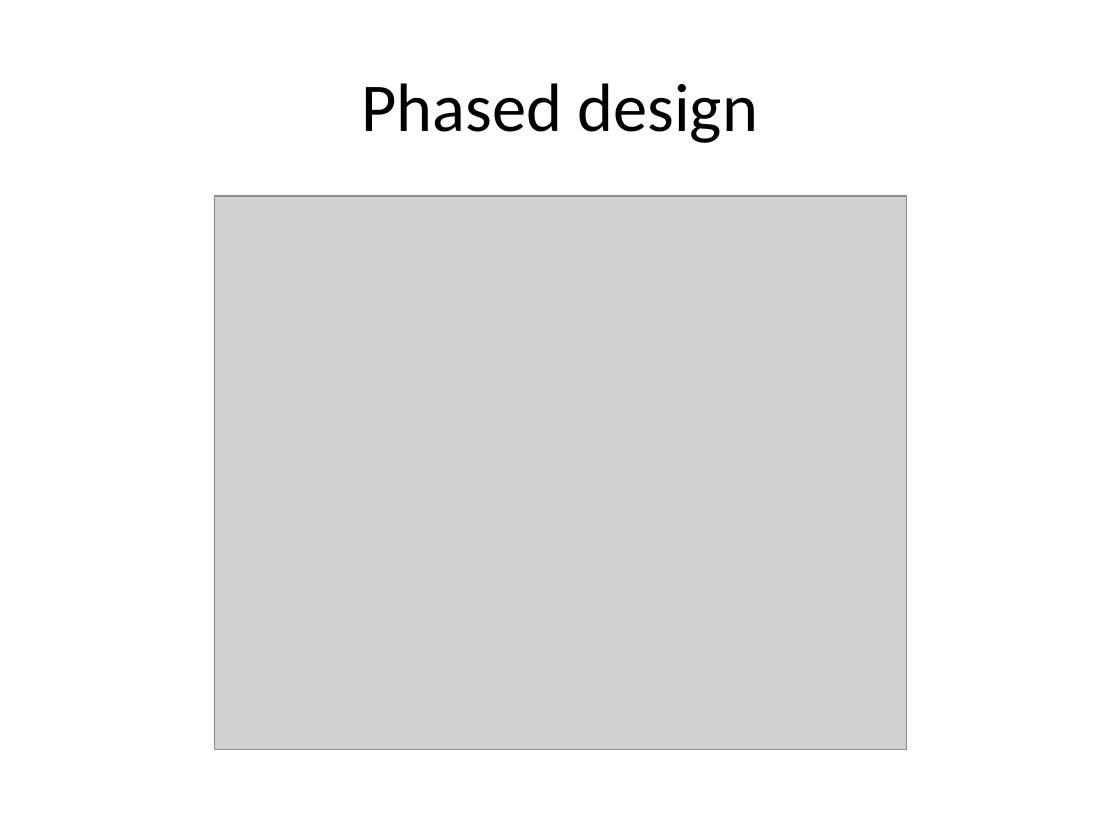
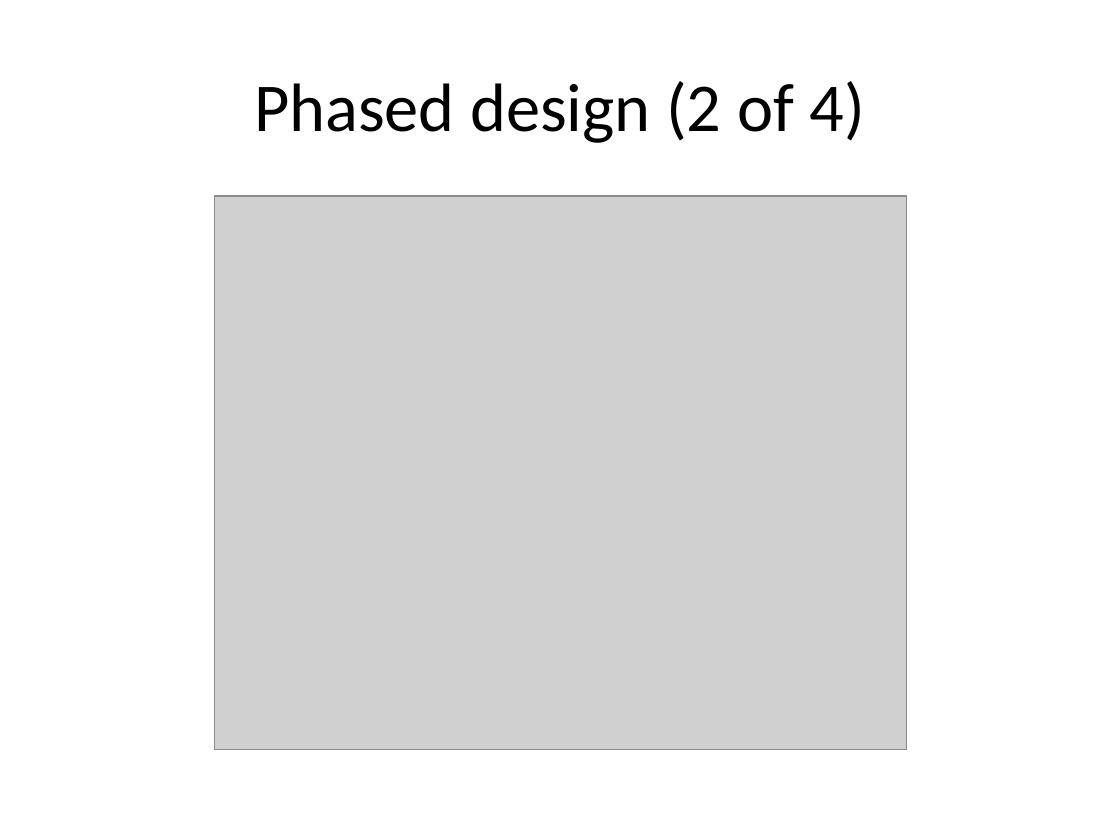
Before and after one commit to classes-medb/5510, a slide deck: slide 32 of src/video-05-quasi-experiments.pptx (slide 30 before the commit). Drawn at 1120x840 pixels with LibreOffice and Linux fonts; fonts in the diff are those of the drawing; grey boxes stand for pictures. Boxes give left, top, right and bottom in pixels: in the first picture for what was removed or moved away, otherwise in the second. Text is boxed around its words. In the diff, an @@ line names an element or a change of style, - is before the commit and + after.

```diff
--- a/src/video-05-quasi-experiments.pptx
+++ b/src/video-05-quasi-experiments.pptx
@@ title at (254, 81, 865, 143): text changed @@
-Phased design
+Phased design (2 of 4)
```
Also in this commit, not shown: 4 other slides changed, 7 slides added, 4 slides removed, 6 other files.
